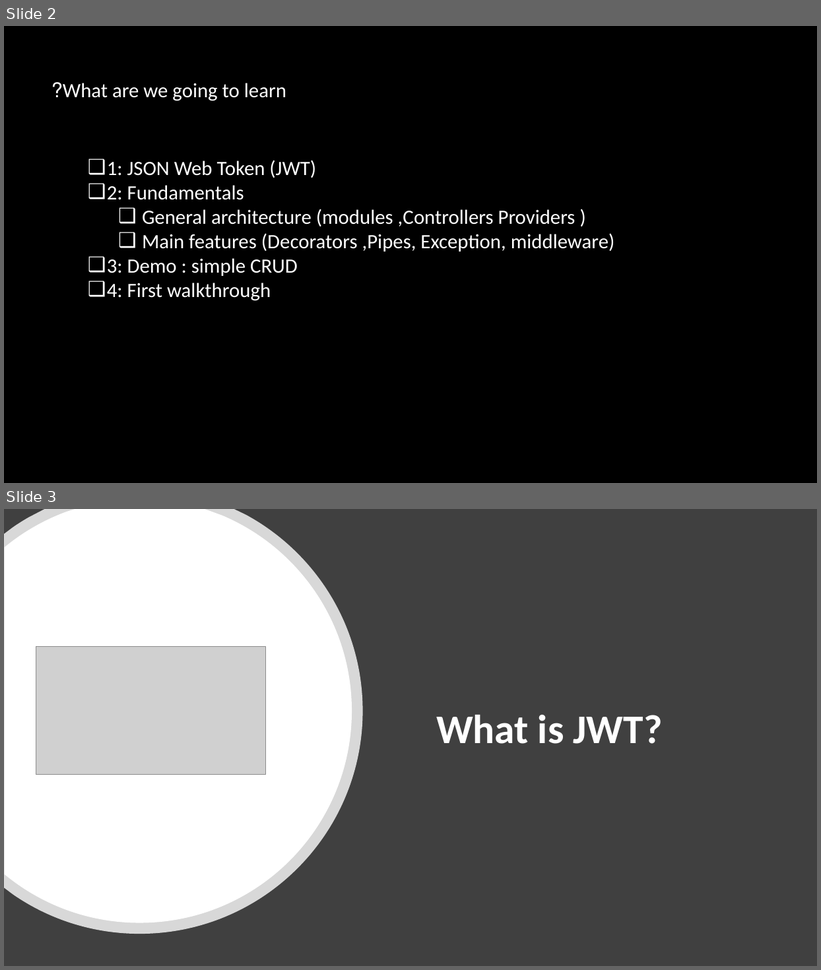
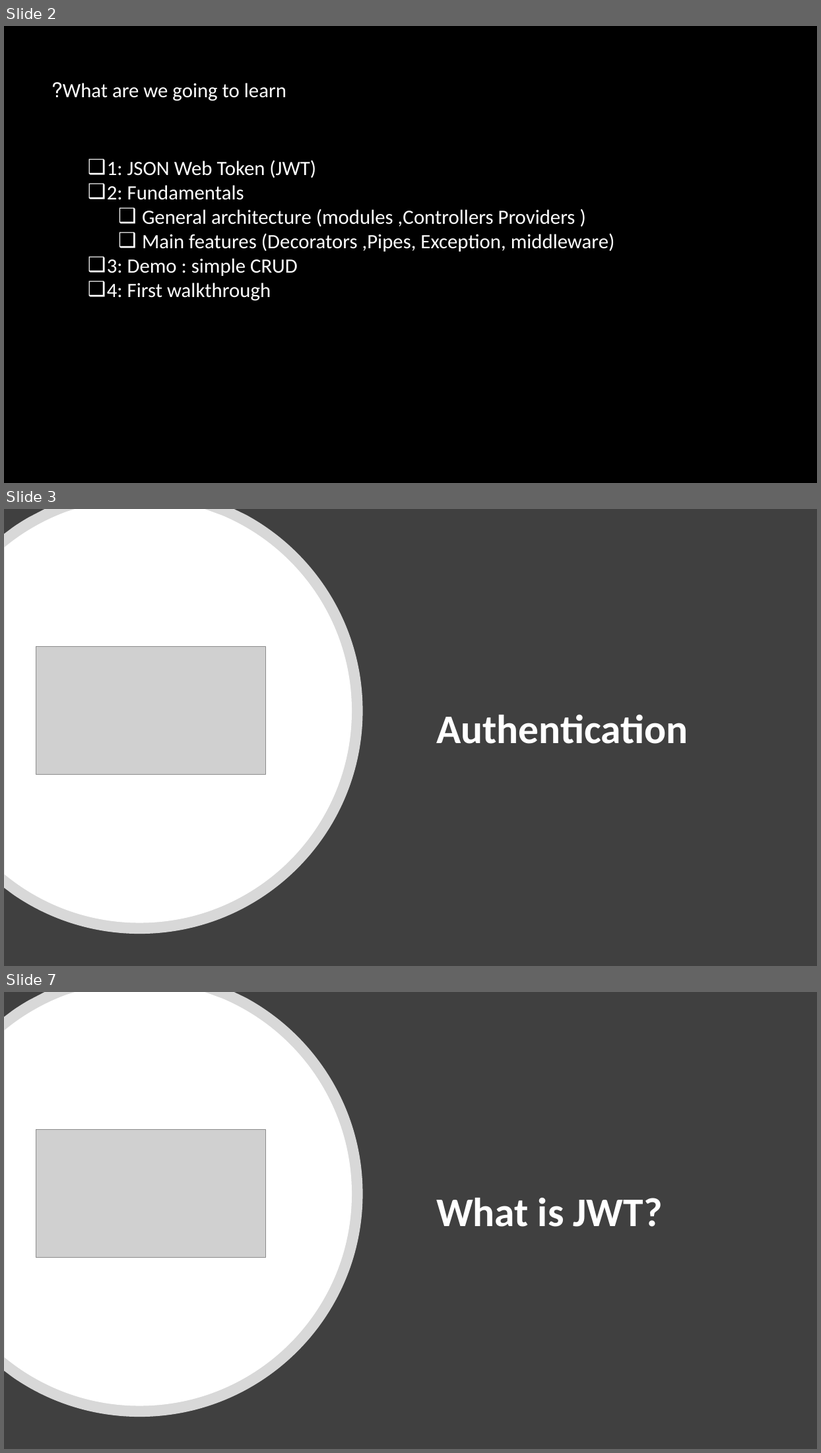
Before and after one commit to asafnaory/nestjs-course, a slide deck: presentations/lecture_jwt.pptx. Shown one above the other, each under a label of ours: slides 2 and 3 before the commit, slides 2, 3 and 7 after it; the slides between them are not shown. The pictures are 821x970 and 821x1453 pixels, drawn with LibreOffice and Linux fonts; fonts in the diff are those of the drawing; grey boxes stand for pictures. Boxes give left, top, right and bottom in pixels: in the first picture for what was removed or moved away, otherwise in the second. Text is boxed around its words. In the diff, an @@ line names an element or a change of style, - is before the commit and + after.

```diff
--- a/presentations/lecture_jwt.pptx
+++ b/presentations/lecture_jwt.pptx
@@ slide 3 added at (4, 509, 817, 966), background #FFFFFF @@
@@ rectangle added at (4, 509, 817, 966), fill #404040 @@
@@ freeform shape added at (4, 509, 362, 934), fill #FFFFFF at 80% opacity @@
@@ freeform shape added at (5, 509, 352, 923), fill #FFFFFF @@
@@ picture added at (36, 647, 265, 775) @@
@@ text added at (436, 714, 688, 744), 48 pt, text #FFFFFF, bold @@
+Authentication
@@ what was slide 3 is now slide 7 @@
```
Also in this commit, not shown: 1 slide changed, 3 other slides added, 3 other files.
